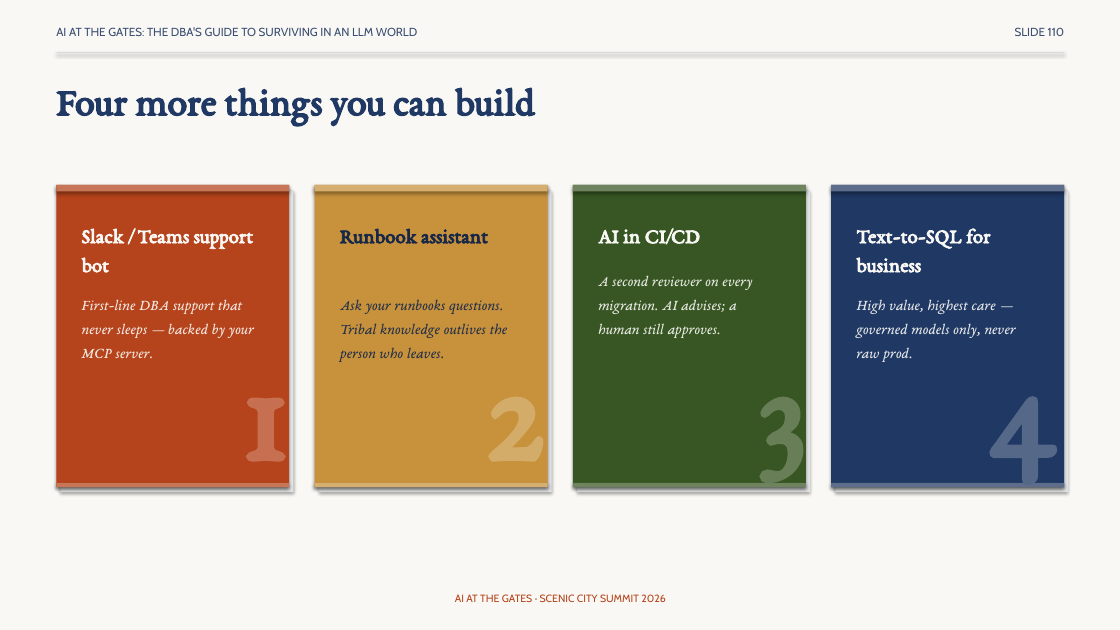
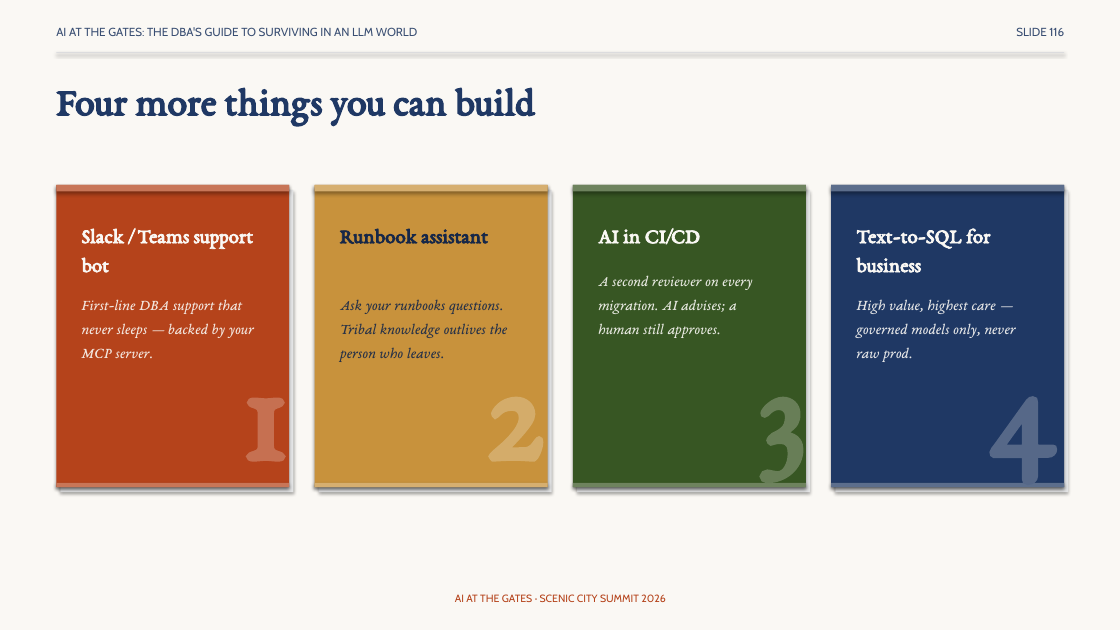
Before and after one commit to feaselkl/AI-at-the-Gates, a slide deck: slide 116 of slides/scenic-city-aigates-precon.pptx. Drawn at 1120x630 pixels with LibreOffice and Linux fonts; fonts in the diff are those of the drawing. Boxes give left, top, right and bottom in pixels: in the first picture for what was removed or moved away, otherwise in the second. Text is boxed around its words. In the diff, an @@ line names an element or a change of style, - is before the commit and + after.

```diff
--- a/slides/scenic-city-aigates-precon.pptx
+++ b/slides/scenic-city-aigates-precon.pptx
@@ text at [1016, 27, 1064, 36]: text changed @@
-SLIDE 110
+SLIDE 116
```
Also in this commit, not shown: 28 other slides changed, 5 other files.
